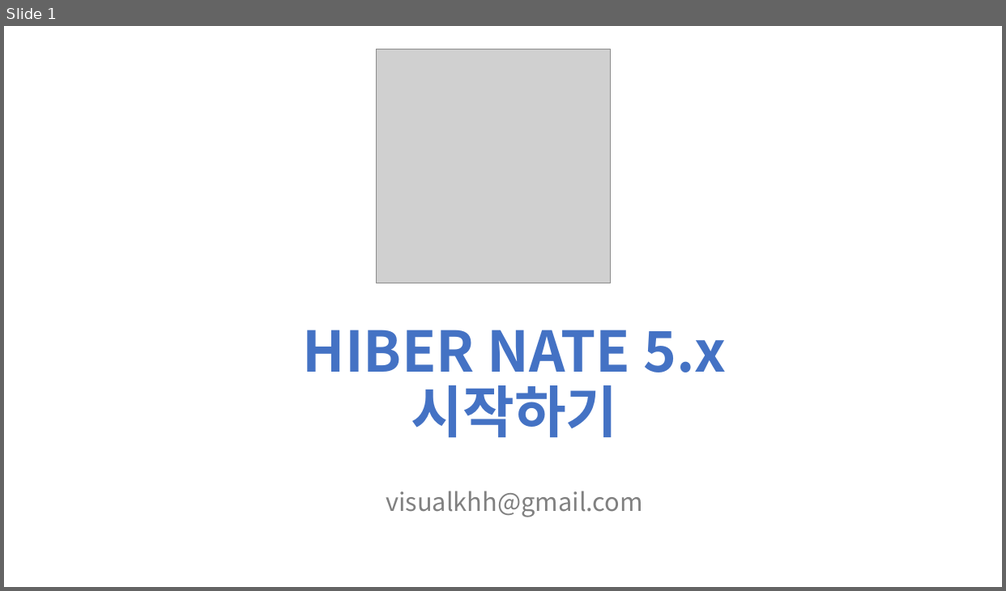
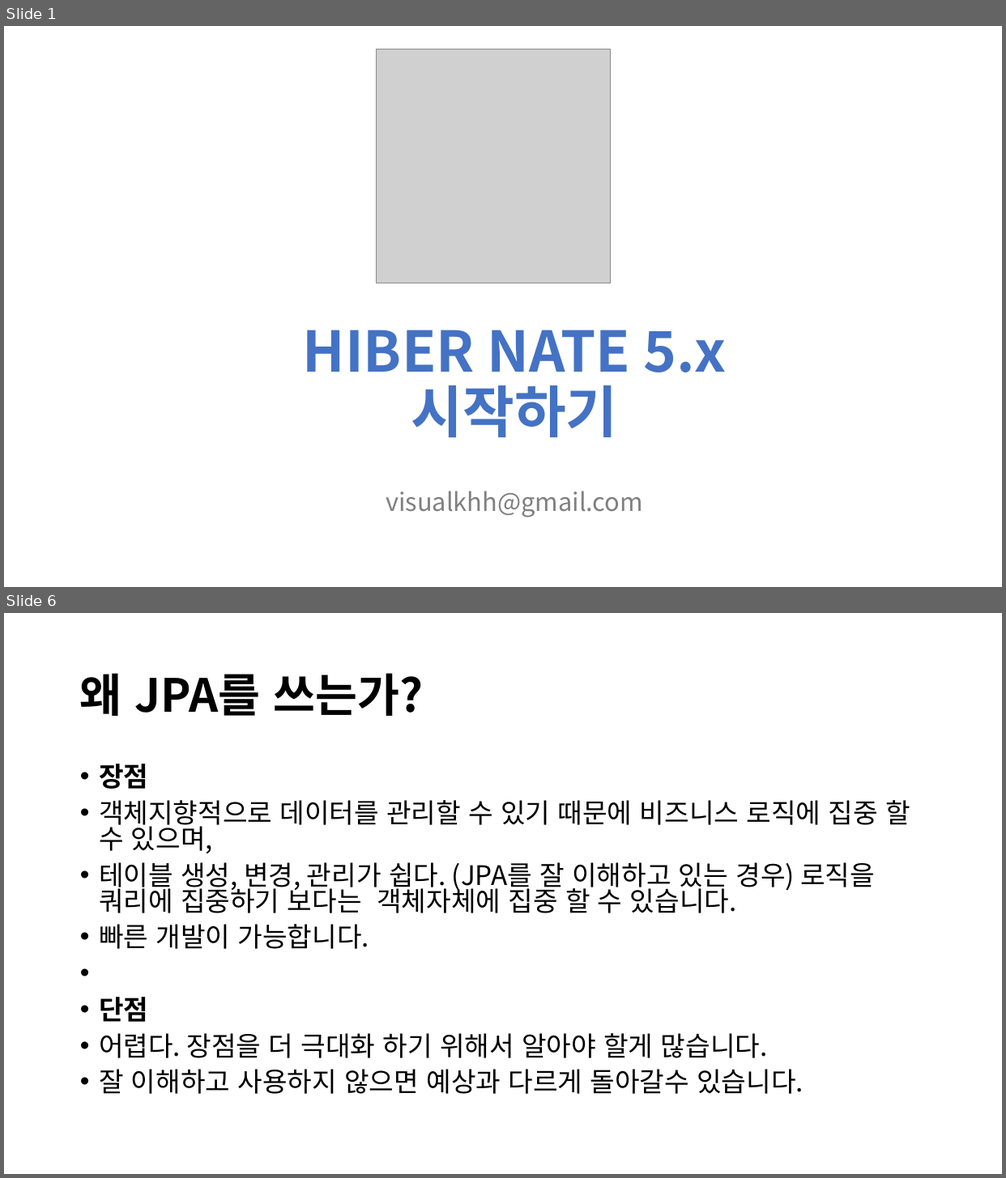
Before and after one commit to visualkhh/book-hibernate, a slide deck: hibernate5.x.pptx. Shown one above the other, each under a label of ours: slide 1 before the commit, slides 1 and 6 after it; the slides between them are not shown. The pictures are 1006x591 and 1006x1178 pixels, drawn with LibreOffice and Linux fonts; fonts in the diff are those of the drawing; grey boxes stand for pictures. Boxes give left, top, right and bottom in pixels: in the first picture for what was removed or moved away, otherwise in the second. Text is boxed around its words. In the diff, an @@ line names an element or a change of style, - is before the commit and + after.

```diff
--- a/hibernate5.x.pptx
+++ b/hibernate5.x.pptx
@@ slide 6 added at bbox=[4, 613, 1002, 1174], background #FFFFFF @@
@@ title added at bbox=[80, 673, 423, 716], 44 pt, text #000000, bold @@
+왜 JPA를 쓰는가?
@@ text added at bbox=[99, 764, 910, 1094], 25.9 pt, text #000000 @@
+• 장점
+• 객체지향적으로 데이터를 관리할 수 있기 때문에 비즈니스 로직에 집중 할 수 있으며,
+• 테이블 생성, 변경, 관리가 쉽다. (JPA를 잘 이해하고 있는 경우) 로직을 쿼리에 집중하기 보다는 객체자체에 집중 할 수 있습니다.
+• 빠른 개발이 가능합니다.
+• 단점
+• 어렵다. 장점을 더 극대화 하기 위해서 알아야 할게 많습니다.
+• 잘 이해하고 사용하지 않으면 예상과 다르게 돌아갈수 있습니다.
```
Also in this commit, not shown: 1 slide changed, 5 other slides added.
